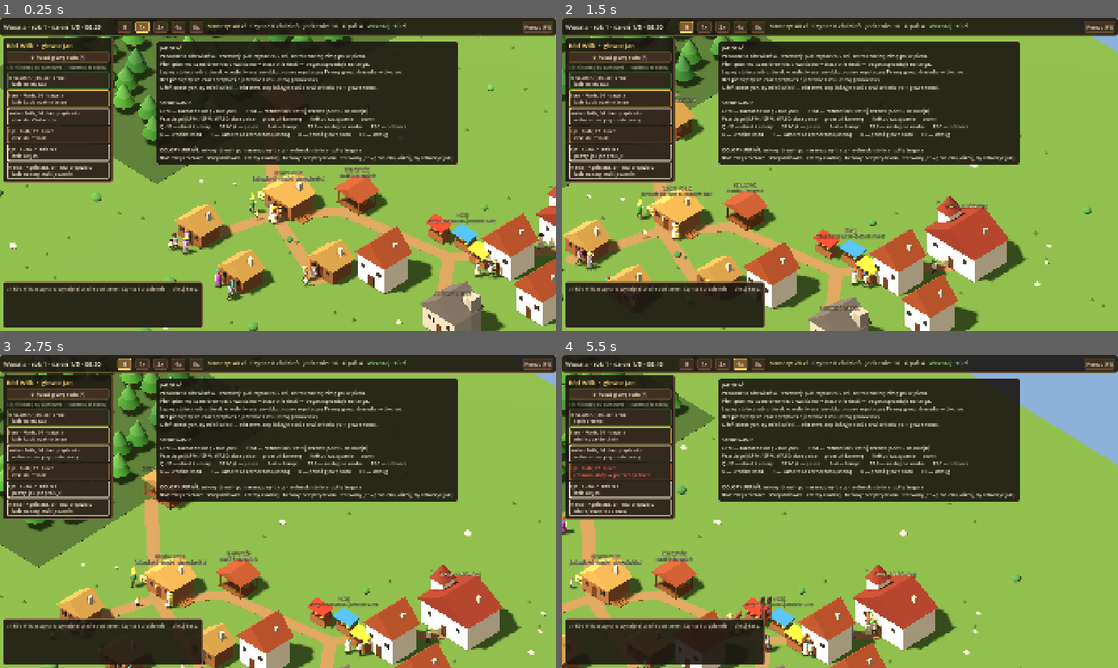
Above: before the commit, frames 1-4 (two rows, left to right).
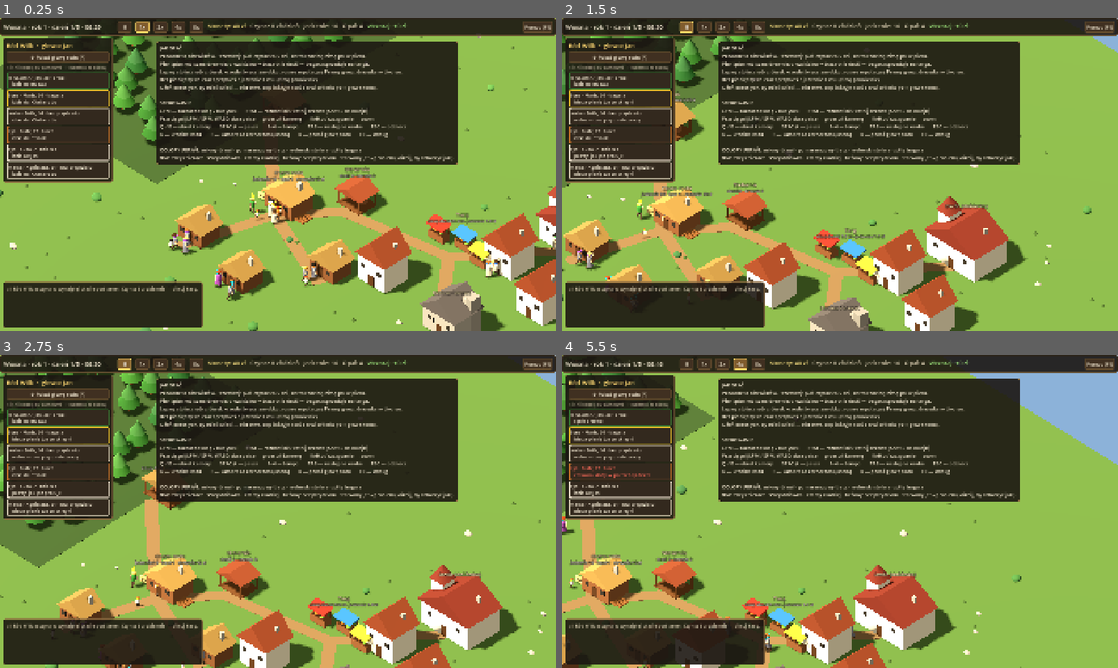
Above: after the commit, the same moments.

Repository: dwdzdc/dynastia
Game: Godot game, scene res://game/main.tscn
Two runs of this game, one before a commit and one after it. Both use one fixed random seed, a clock stepped at 60 frames per second and the inputs below.
Inputs (mouse positions are in pixels of both pictures, inside the frame that each line leads up to):
- Up to frame 1 (0.25 s): no input
- Up to frame 2 (1.5 s): tap Enter at 0.5 s; move the mouse to (962, 158) at 0.52 s; hold D 0.53-1.25 s; tap 1 at 0.6 s; click (962, 158) at 0.67 s; tap Space at 0.77 s; drag from (728, 190) to (812, 237) at 1.27 s
- Up to frame 3 (2.75 s): click "II" at 2 s
- Up to frame 4 (5.5 s): click "1x" at 2.75 s; click "2x" at 3.5 s; click "4x" at 4.25 s; move the mouse to (895, 442) at 5.02 s; hold D from 5.03 s (still down); tap 3 at 5.1 s

The runs differ from the first frame. In frame 1, 0.6% of the frame differs, in the area x 4-100%, y 26-84%; in frame 2, 0.5%; in frame 3, 0.5%; in frame 4, 0.6%, in the area x 2-58%, y 2-97%.

Commit message:
K2: zakup przez sakwe - po pieniadze do skrzyni w domu, reszta ponad kieszonkowe wraca
Co-Authored-By: Claude Opus 5.5 <noreply@anthropic.com>

Diff:
--- a/data/balance.json
+++ b/data/balance.json
@@ -323,7 +323,10 @@
   },
   "purse": {
     "share_at_zero": 0.2,
-    "share_at_full": 1.0
+    "share_at_full": 1.0,
+    "pocket_money": 3.0,
+    "fetch_margin": 0.25,
+    "fetch_seconds": 12.0
   },
   "will": {
     "pref_scale": 30.0,
--- a/sim/jobs.gd
+++ b/sim/jobs.gd
@@ -23,6 +23,7 @@
 var work_acts: Array = ["chop", "forage", "labor"]  # czynności, które są pracą (+ z receptur)
 
 const BASE_WORK_ACTS := ["chop", "forage", "labor"]
+const AT_DOOR := 1.0   # skrzynia: trzeba stać przy drzwiach domu (albo w środku)
 
 
 func _init(world: SimWorld, p_recipes: Dictionary) -> void:
@@ -233,7 +234,7 @@
 func _plan_eat_away(a: SimAgent) -> void:
 	var price := float(w.balance["economy"]["meal_away_price"])
 	var p := w.person_of(a)
-	if p.purse >= price or _hh(a).cash >= price:
+	if p.purse >= price or (_hh(a).chest == null and _hh(a).cash >= price):
 		var market: SimBuilding = w.building("market")
 		_walk(a, market.door(), "idzie coś zjeść na targu")
 		_do(a, "meal_away", price)
@@ -539,12 +540,13 @@
 	if want <= 0 or w.chore_claims.has(_claim(a, "food")):
 		return false
 	var cap := int(w.balance["carry"]["food"])
-	var afford := int(floor(hh.cash / w.market.sell_price("food")))
+	var afford := int(floor(_budget(a) / w.market.sell_price("food")))
 	var qty := mini(mini(want, cap), mini(mini(afford, home.space("food")), w.market.building.amount("food")))
 	if qty <= 0:
 		return false
 	w.chore_claims[_claim(a, "food")] = a.id
 	a.claims.append("chore:" + _claim(a, "food"))
+	_fetch_coins(a, w.market.sell_price("food") * qty)
 	var market: SimBuilding = w.building("market")
 	_walk(a, market.door(), "idzie na targ kupić jedzenie")
 	_do(a, "buy_food", qty)
@@ -565,10 +567,11 @@
 	var hh = _hh(a)
 	if mill.amount("log") <= 0:
 		# Bez własnego drewna opał trzeba kupić na targu.
-		if not hh.can_afford(w.market.sell_price("log") * 2.0) or w.market.building.amount("log") <= 0:
+		if _budget(a) < w.market.sell_price("log") * 2.0 or w.market.building.amount("log") <= 0:
 			return false
 		w.chore_claims[_claim(a, "firewood")] = a.id
 		a.claims.append("chore:" + _claim(a, "firewood"))
+		_fetch_coins(a, w.market.sell_price("log") * 2.0)
 		_walk(a, w.building("market").door(), "idzie kupić opał na targu")
 		_do(a, "buy_firewood", 2)
 		_walk(a, home.door(), "niesie opał do chaty")
@@ -581,6 +584,25 @@
 	_walk(a, home.door(), "niesie opał do chaty")
 	_do(a, "deposit", home.id)
 	return true
+
+
+# Na zakupy dla domu: sakwa i skrzynia (albo tobołek, gdy bez domu).
+func _budget(a: SimAgent) -> float:
+	var p := w.person_of(a)
+	return (p.purse if p != null else 0.0) + _hh(a).cash
+
+
+# Pieniądze mają miejsce (S14, K2): komu w sakwie brakuje, ten najpierw idzie do skrzyni
+# w domu i bierze z zapasem (kieszonkowe zostaje na okazję).
+func _fetch_coins(a: SimAgent, need: float) -> void:
+	var p := w.person_of(a)
+	var hh := _hh(a)
+	if p == null or hh.chest == null or p.purse >= need:
+		return
+	var pc: Dictionary = w.balance["purse"]
+	var amt := need * (1.0 + float(pc["fetch_margin"])) + float(pc["pocket_money"]) - p.purse
+	_go_inside(a, hh.chest, "fetch", float(pc["fetch_seconds"]), "bierze pieniądze ze skrzyni")
+	_do(a, "take_coins", amt)
 
 
 func _carpenter_present() -> bool:
@@ -716,6 +738,8 @@
 			return _fx_deposit(a, String(step["arg"]))
 		"pickup":
 			return _fx_pickup(a, step["arg"])
+		"take_coins":
+			return _fx_take_coins(a, float(step["arg"]))
 		"buy_food":
 			return _fx_buy_food(a, int(step["arg"]))
 		"buy_firewood":
@@ -745,7 +769,8 @@
 		return false
 	if p.purse >= price:
 		p.purse -= price
-	elif _hh(a).cash >= price:
+		p.held = minf(p.held, p.purse)
+	elif _hh(a).chest == null and _hh(a).cash >= price:
 		_hh(a).pay(price)
 	else:
 		return false
@@ -761,10 +786,36 @@
 		_fx_eat(a)
 
 
+func _fx_take_coins(a: SimAgent, amt: float) -> bool:
+	var p := w.person_of(a)
+	var hh := _hh(a)
+	if p == null or hh.chest == null or a.position.distance_to(hh.chest.door()) > AT_DOOR:
+		return false
+	var n := clampf(amt, 0.0, maxf(hh.cash, 0.0))
+	hh.cash -= n
+	p.purse += n
+	p.held += n
+	return true
+
+
+# Po powrocie do domu: pieniądze gospodarstwa ponad kieszonkowe wracają do skrzyni.
+func _return_coins(a: SimAgent) -> void:
+	var p := w.person_of(a)
+	var hh := _hh(a)
+	if p == null or hh.chest == null:
+		return
+	var back := maxf(0.0, minf(p.held, p.purse) - float(w.balance["purse"]["pocket_money"]))
+	p.purse -= back
+	p.held = minf(p.held, p.purse) if back <= 0.0 else p.held - back
+	hh.cash += back
+
+
 func _fx_deposit(a: SimAgent, bid: String) -> bool:
+	var b: SimBuilding = w.building(bid)
+	if _hh(a).chest == b:
+		_return_coins(a)
 	if a.carrying == "":
 		return true
-	var b: SimBuilding = w.building(bid)
 	if b.type == "market":
 		# Najpierw na wóz kupca wędrownego (lepsza cena), resztę miejscowemu kupcowi (H1, H3).
 		var rw: Dictionary = w.traders.sell_to_wagon(_hh(a), a.carrying, a.carrying_qty, a.carrying_qualities)
@@ -829,11 +880,28 @@
 
 # Zakup u kupca za pieniądze gospodarstwa (H2): tylko to, co ma w zapasie.
 func _buy(a: SimAgent, good: String, qty: int) -> bool:
-	var cash0 := _hh(a).cash
-	var n := w.market.sell_to(_hh(a), good, qty)
+	var p := w.person_of(a)
+	var hh := _hh(a)
+	if p == null:
+		return false
+	# Bez domu tobołek gospodarstwa jest przy nich: płacą z niego jak z sakwy.
+	var bundle := 0.0
+	if hh.chest == null:
+		bundle = maxf(hh.cash, 0.0)
+		hh.cash -= bundle
+		p.purse += bundle
+	var purse0 := p.purse
+	var n := w.market.sell_to(p, good, qty)
+	var spent := purse0 - p.purse
+	hh.spent_today += spent
+	if hh.chest == null:
+		var back := minf(bundle, p.purse)
+		p.purse -= back
+		hh.cash += back
+	p.held = minf(p.held, p.purse)
 	if n <= 0:
 		return false
-	w.events.float_text(w.market.building.door(), "-%d zł" % int(round(cash0 - _hh(a).cash)), "cost")
+	w.events.float_text(w.market.building.door(), "-%d zł" % int(round(spent)), "cost")
 	a.carrying = good
 	a.carrying_qty = n
 	return true
--- a/sim/market.gd
+++ b/sim/market.gd
@@ -96,15 +96,15 @@
 	return { "qty": n, "paid": paid }
 
 
-# Kupujący bierze towar z zapasu kupca. Zwraca liczbę kupionych sztuk.
-func sell_to(buyer: SimHousehold, good: String, qty: int) -> int:
+# Kupujący bierze towar z zapasu kupca i płaci z sakwy (S14). Zwraca liczbę kupionych sztuk.
+func sell_to(buyer: SimPerson, good: String, qty: int) -> int:
 	var n := 0
 	var t := till()
 	while n < qty and building.amount(good) > 0:
 		var price := sell_price(good)
-		if buyer.cash < price:
+		if buyer.purse < price:
 			break
-		buyer.pay(price)
+		buyer.purse -= price
 		if t != null:
 			t.earn(price)
 		building.take(good, 1)
--- a/sim/person.gd
+++ b/sim/person.gd
@@ -18,7 +18,8 @@
 var blood: bool = false         # krew rodu (linia, którą czyta sukcesja i game over)
 var attached: bool = false      # wżeniony małżonek
 var lineage_id: int = -1        # ród, do którego należy (S1); -1 = żaden
-var purse: float = 0.0          # własne pieniądze (S5)
+var purse: float = 0.0          # pieniądze przy sobie (S5, S14)
+var held: float = 0.0           # z tego: pieniądze gospodarstwa wzięte ze skrzyni (do oddania ponad kieszonkowe)
 var household_id: int = -1      # gospodarstwo, w którym mieszka (S6)
 var weak_days: int = 0          # ile dób z rzędu siła przynależności jest poniżej progu
 var traits: Array = []          # cechy ciała i talentu (silny, chorowity…), z wpływem na ciało
--- a/tests/run_tests.gd
+++ b/tests/run_tests.gd
@@ -73,6 +73,7 @@
 	_test_marriage_with_existing_people()
 	_test_merchant_is_a_person()
 	_test_money_in_chest()
+	_test_buy_through_purse()
 	_test_buyers_pay_from_own_money()
 	_test_traveling_traders()
 	_test_estate_pays_wages()
@@ -779,6 +780,8 @@
 	var buyer = w.agent_by_id(f.persons[ids[2]].agent_id)
 	var cash_a: float = w.household.cash
 	var food_b: int = w.building("n1").amount("food")
+	buyer.position = w.building("n1").door()
+	w.jobs._fx_take_coins(buyer, 10.0)
 	w.jobs._fx_buy_food(buyer, 3)
 	buyer.position = w.building("n1").door()
 	w.jobs._fx_deposit(buyer, "n1")
@@ -1010,18 +1013,49 @@
 	check("money is conserved by moving chests", absf(_money(w) - 5.0 - (m0 - 10.0)) < 0.001)
 
 
+# K2: zakup idzie przez sakwę — kto ma w niej za mało, najpierw zagląda do skrzyni w domu;
+# reszta ponad kieszonkowe wraca do skrzyni po powrocie.
+func _test_buy_through_purse() -> void:
+	var w = _new_world()
+	var root = w.family.root()
+	var a = w.agent_by_id(root.agent_id)
+	var h = w.household
+	root.purse = 0.0
+	a.position = w.building("market").door()
+	check("away from home: no money in purse, no purchase", not w.jobs._fx_take_coins(a, 10.0) and not w.jobs._fx_buy_food(a, 1))
+	w.home().take("food", 9999)
+	a.job = "none"
+	w.jobs.release(a)
+	w.jobs._food_trip(a, true)
+	var first_walk: Vector2 = a.steps[0]["to"]
+	check("food trip starts at the chest at home", first_walk.distance_to(w.home().door()) < 0.01
+		and a.steps.any(func(s): return s["t"] == "do" and s["fn"] == "take_coins"))
+	var chest0: float = h.cash
+	a.position = w.home().door()
+	w.jobs._fx_take_coins(a, 12.0)
+	check("coins move from chest to purse", is_equal_approx(root.purse, 12.0) and is_equal_approx(h.cash, chest0 - 12.0))
+	a.position = w.building("market").door()
+	w.jobs._fx_buy_food(a, 2)
+	a.position = w.home().door()
+	w.jobs._fx_deposit(a, w.home().id)
+	var pocket := float(w.balance["purse"]["pocket_money"])
+	check("change above pocket money goes back to the chest", is_equal_approx(root.purse, pocket) and h.cash > chest0 - 12.0)
+
+
 func _test_buyers_pay_from_own_money() -> void:
 	var w = _new_world()
 	var mk = w.market
 	var buyer = w.agent_by_id(w.family.root().agent_id)
 	var m0: float = _money(w)
+	buyer.position = w.home().door()
+	w.jobs._fx_take_coins(buyer, 10.0)
 	w.jobs._fx_buy_food(buyer, 3)
 	mk.buy_from(w.household, "plank", 2, [])
 	check("trade between people only moves money (sum unchanged)", absf(_money(w) - m0) < 0.001)
-	w.household.cash = 0.0
+	w.family.root().purse = 0.0
 	buyer.clear_carry()
-	check("household without money buys nothing", not w.jobs._fx_buy_food(buyer, 1))
-	w.household.cash = 100.0
+	check("person with an empty purse buys nothing, even with a full chest", not w.jobs._fx_buy_food(buyer, 1))
+	w.family.root().purse = 100.0
 	mk.building.take("food", 9999)
 	check("merchant without stock sells nothing", not w.jobs._fx_buy_food(buyer, 1))
 	w.jobs.replan(buyer)
Not shown, changed: progress.md
